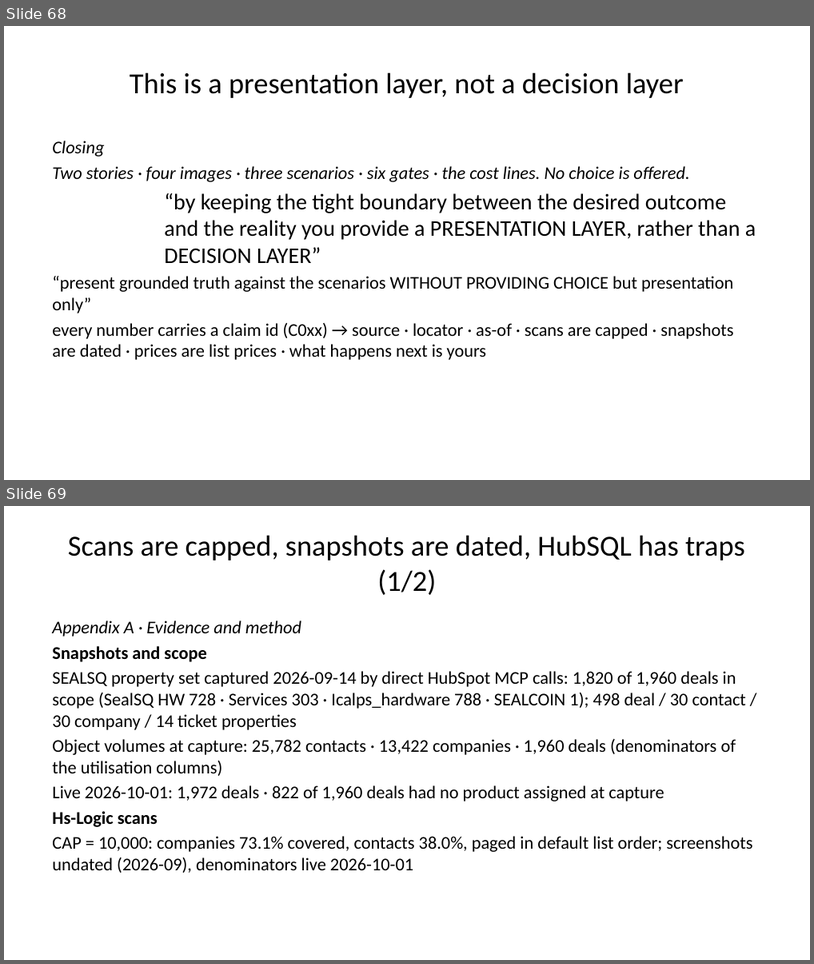
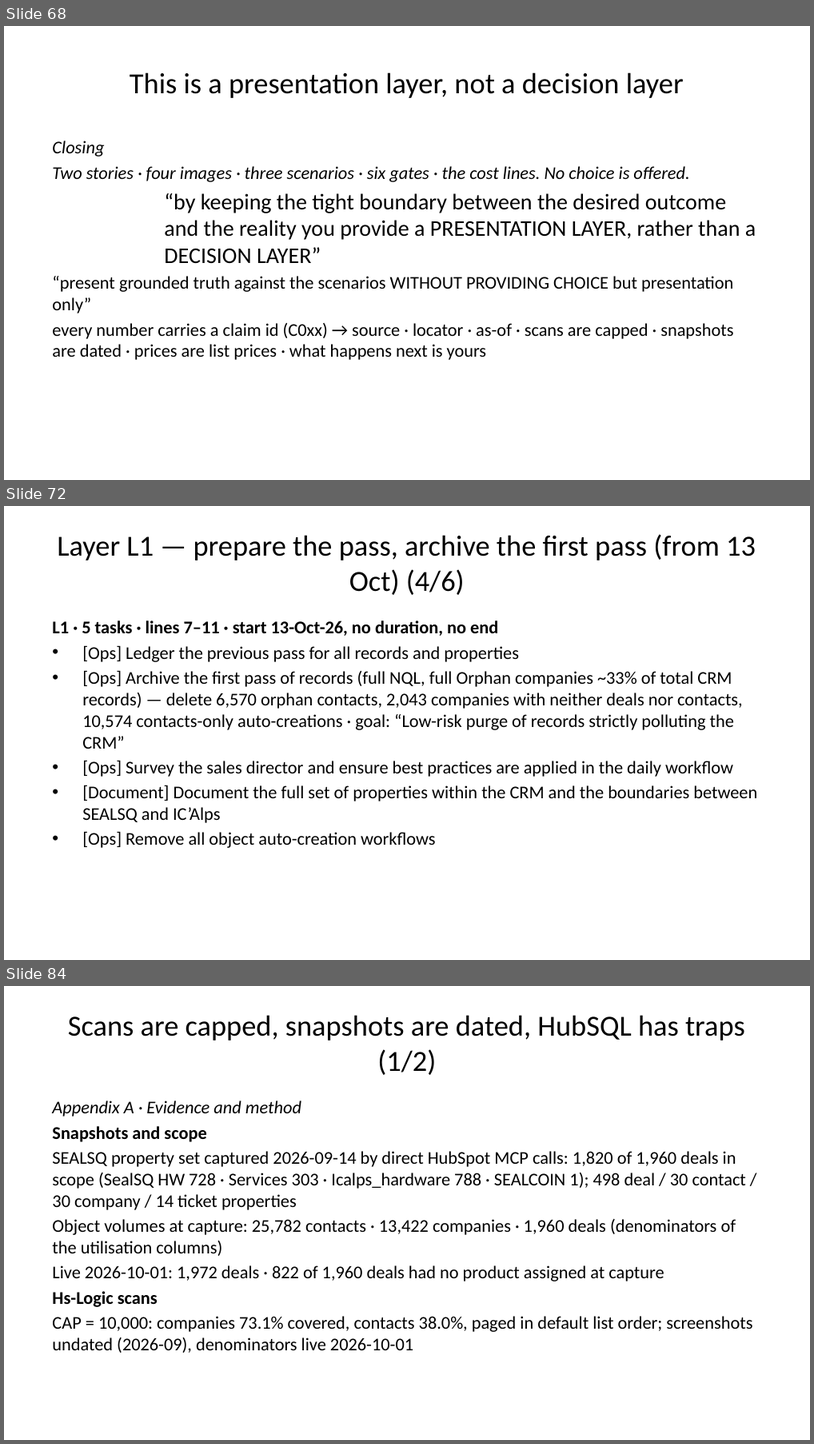
Before and after one commit to Wkayaobama/presentation-builder, a slide deck: Finished Presentations/crm-three-scenarios.pptx. Shown one above the other, each under a label of ours: slides 68 and 69 before the commit, slides 68, 72 and 84 after it; the slides between them are not shown. The pictures are 814x964 and 814x1444 pixels, drawn with LibreOffice and Linux fonts; fonts in the diff are those of the drawing. Boxes give left, top, right and bottom in pixels: in the first picture for what was removed or moved away, otherwise in the second. Text is boxed around its words. In the diff, an @@ line names an element or a change of style, - is before the commit and + after.

```diff
--- a/Finished Presentations/crm-three-scenarios.pptx
+++ b/Finished Presentations/crm-three-scenarios.pptx
@@ slide 72 added at (x1=4, y1=506, x2=810, y2=960), background #FFFFFF @@
@@ title added at (x1=57, y1=534, x2=756, y2=595), 26 pt, text #000000 @@
+Layer L1 — prepare the pass, archive the first pass (from 13 Oct) (4/6)
@@ text added at (x1=52, y1=620, x2=758, y2=848), 16 pt, text #000000 @@
+L1 · 5 tasks · lines 7–11 · start 13-Oct-26, no duration, no end
+• [Ops] Ledger the previous pass for all records and properties
+• [Ops] Archive the first pass of records (full NQL, full Orphan companies ~33% of total CRM records) — delete 6,570 orphan contacts, 2,043 companies with neither deals nor contacts, 10,574 contacts-only auto-creations · goal: “Low-risk purge of records strictly polluting the CRM”
+• [Ops] Survey the sales director and ensure best practices are applied in the daily workflow
+• [Document] Document the full set of properties within the CRM and the boundaries between SEALSQ and IC’Alps
+• [Ops] Remove all object auto-creation workflows
@@ what was slide 69 is now slide 84 @@
```
Also in this commit, not shown: 14 other slides added, 14 other files.
